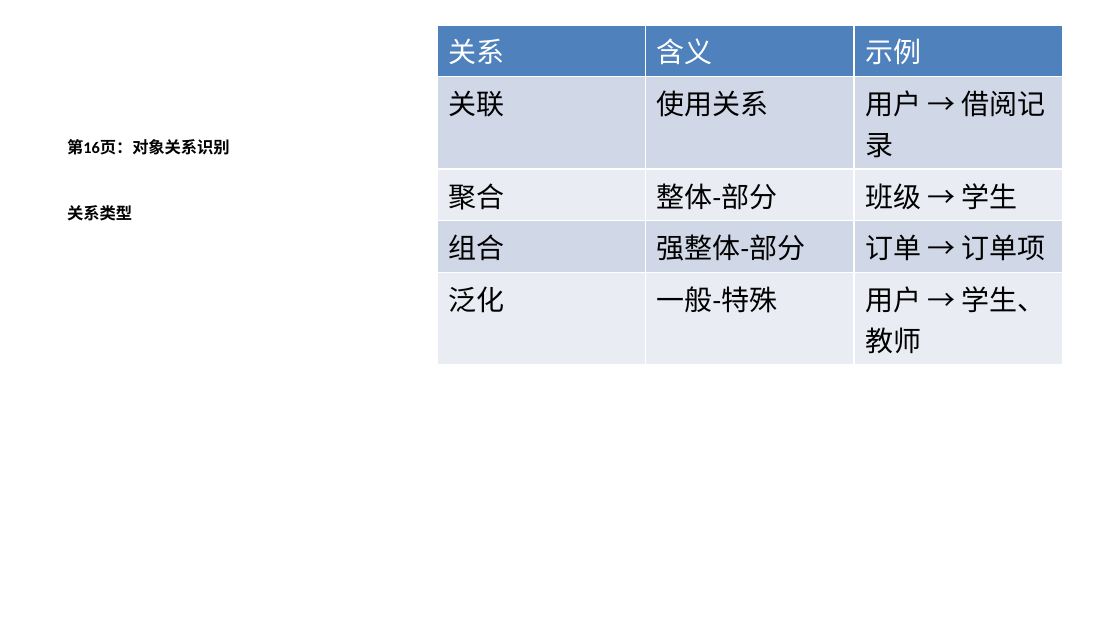
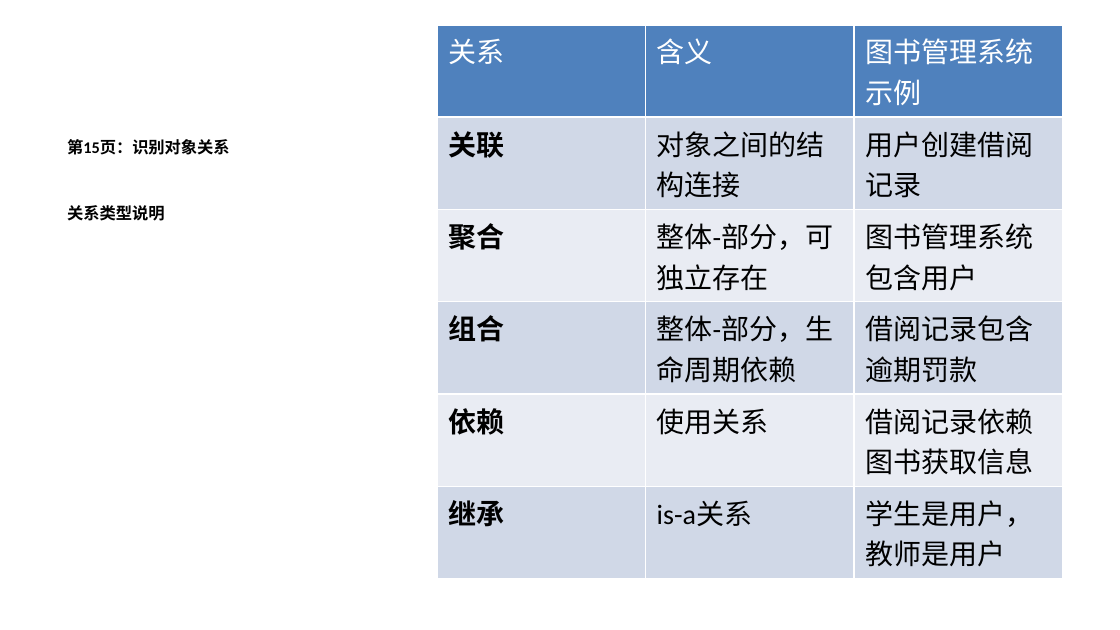
Before and after one commit to minzuuniversity/sqlrustgo, a slide deck: slide 22 of docs/教学计划/PPT/第3讲-面向对象分析设计与实现.pptx (slide 27 before the commit). Drawn at 1120x630 pixels with LibreOffice and Linux fonts; fonts in the diff are those of the drawing. Boxes give left, top, right and bottom in pixels: in the first picture for what was removed or moved away, otherwise in the second. Text is boxed around its words. In the diff, an @@ line names an element or a change of style, - is before the commit and + after.

```diff
--- a/docs/教学计划/PPT/第3讲-面向对象分析设计与实现.pptx
+++ b/docs/教学计划/PPT/第3讲-面向对象分析设计与实现.pptx
@@ table at [437,25,1062,571] @@
-row 1: 关系 | 含义 | 示例
-row 2: 关联 | 使用关系 | 用户 → 借阅记录
-row 3: 聚合 | 整体-部分 | 班级 → 学生
-row 4: 组合 | 强整体-部分 | 订单 → 订单项
-row 5: 泛化 | 一般-特殊 | 用户 → 学生、教师
+row 1: 关系 | 含义 | 图书管理系统示例
+row 2: 关联 | 对象之间的结构连接 | 用户创建借阅记录
+row 3: 聚合 | 整体-部分，可独立存在 | 图书管理系统包含用户
+row 4: 组合 | 整体-部分，生命周期依赖 | 借阅记录包含逾期罚款
+row 5: 依赖 | 使用关系 | 借阅记录依赖图书获取信息
+row 6: 继承 | is-a关系 | 学生是用户，教师是用户
@@ text at [67,139,229,221]: text changed @@
-第16页：对象关系识别
-关系类型
+第15页：识别对象关系
+关系类型说明
```
Also in this commit, not shown: 25 other slides changed, 6 slides added, 9 slides removed.
